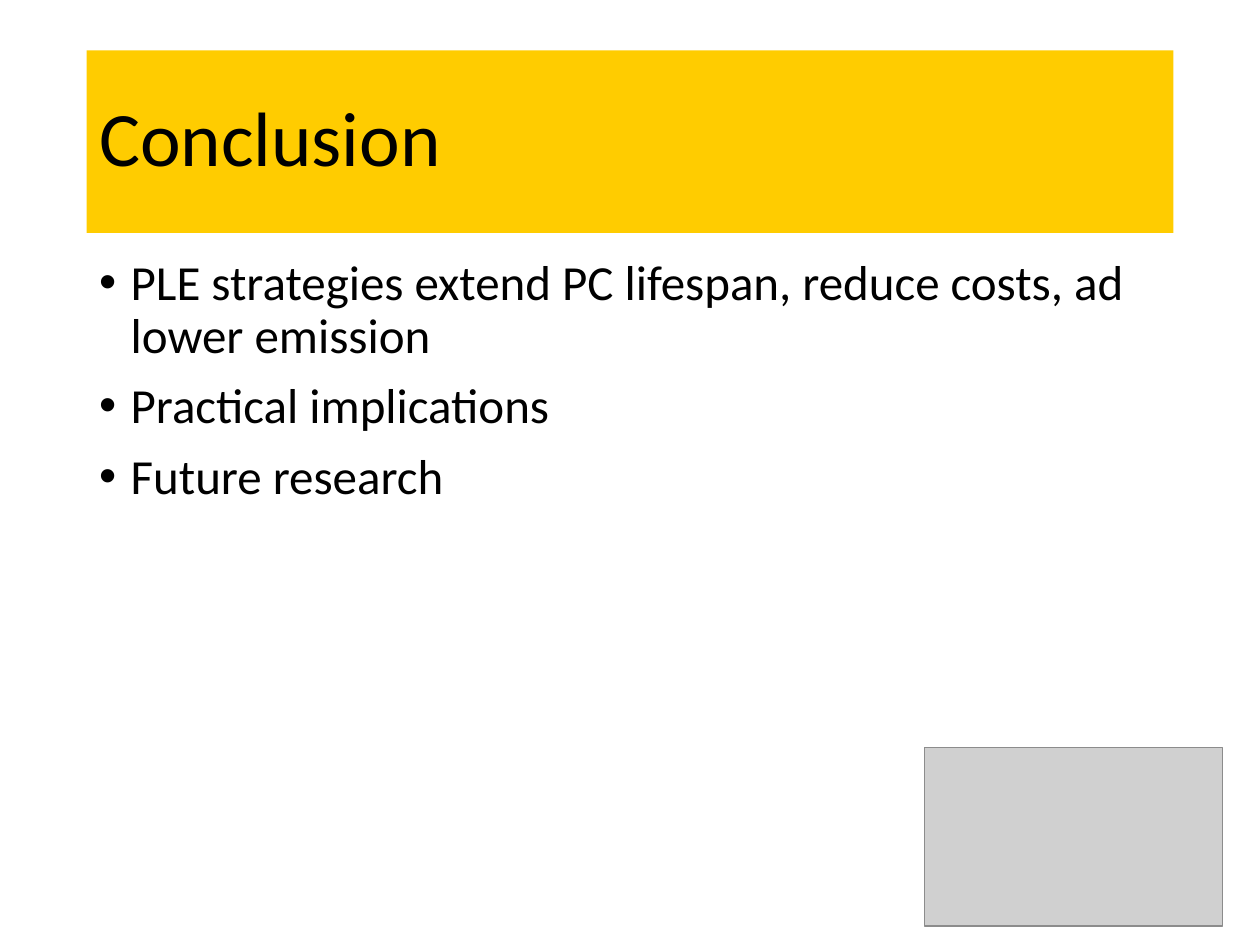
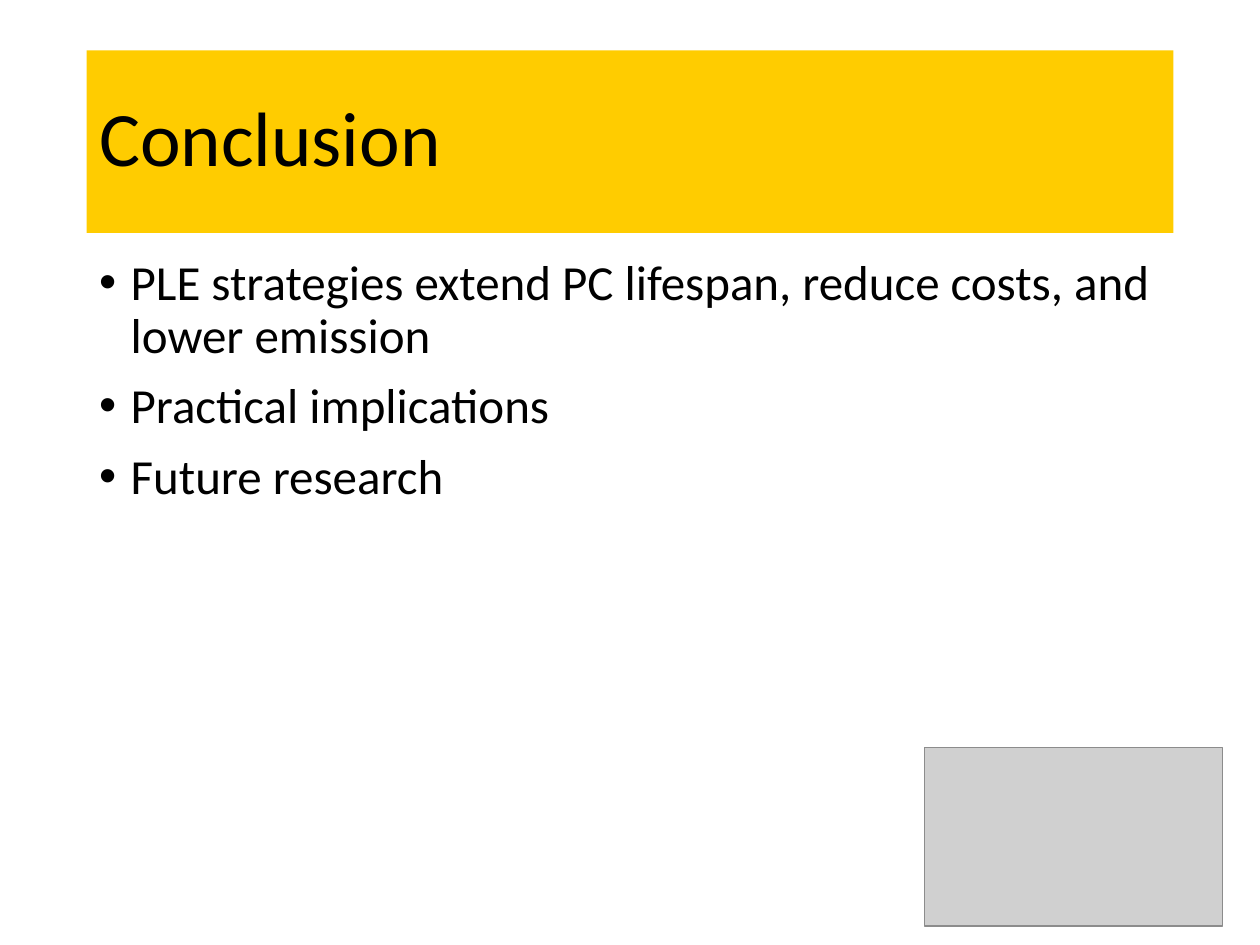
Before and after one commit to Scottielee33/thesis_2024_PC_LTE, a slide deck: slide 17 of final_presentation.pptx. Drawn at 1260x945 pixels with LibreOffice and Linux fonts; fonts in the diff are those of the drawing; grey boxes stand for pictures. Boxes give left, top, right and bottom in pixels: in the first picture for what was removed or moved away, otherwise in the second. Text is boxed around its words. In the diff, an @@ line names an element or a change of style, - is before the commit and + after.

```diff
--- a/final_presentation.pptx
+++ b/final_presentation.pptx
@@ text at (x1=131, y1=266, x2=1149, y2=354): text changed @@
-• PLE strategies extend PC lifespan, reduce costs, ad lower emission
+• PLE strategies extend PC lifespan, reduce costs, and lower emission
```
Also in this commit, not shown: 4 other slides changed, 1 slide added, 1 slide removed, 1 other file.
